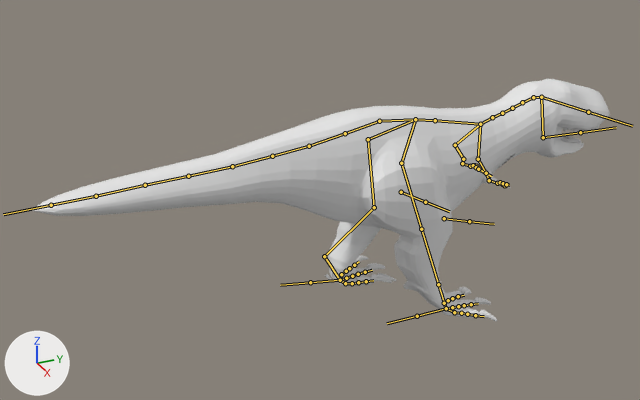
The FBX model Assets/dinodino.fbx as it was, and as the next commit left it.
Camera for both pictures: a 50 mm camera at (17.72, -8.37, 9.26) aimed at (-0.45, -0.19, 0.17). The lights are fixed; the arrows at lower left show +X, +Y and +Z. Both versions are drawn at frame 22 of the action 'Armature|idle'; the numbers are the values there. The bones that bend it are drawn over the model as lines.
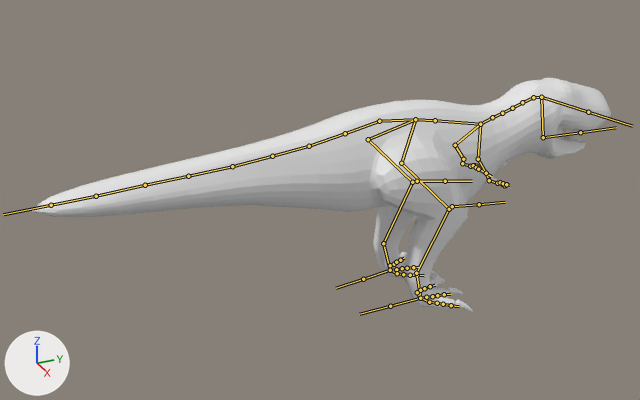
Where the change shows, as pixel boxes (x1, y1, x2, y2) in the pictures (640 x 400 px):
'Cube.056', posed: before (30, 79, 610, 322); after (29, 78, 611, 312)
bone 'leg.L.002', root to tip: before (368, 139) to (374, 207); after (368, 139) to (412, 182)
bone 'leg.L.003', root to tip: before (374, 207) to (324, 256); after (412, 182) to (383, 243)
bone 'leg.L.004', root to tip: before (324, 256) to (340, 280); after (383, 243) to (390, 270)
bone 'leg.R.002', root to tip: before (401, 163) to (421, 229); after (401, 163) to (449, 209)
bone 'leg.R.003', root to tip: before (421, 229) to (438, 284); after (449, 209) to (416, 273)
bone 'leg.R.004', root to tip: before (438, 284) to (446, 308); after (416, 273) to (420, 298)

The change in detail:
Bone 'leg.L.002' (bone_leg_l_002) turns from (-29, 0, 3) to (7, -2, 1) degrees about its own x, y and z.
Bone 'leg.L.003' (bone_leg_l_003) turns from (-7, 1, 0) to (-18, 0, 0) degrees about its own x, y and z.
Bone 'leg.L.004' (bone_leg_l_004) turns from (44, 10, -2) to (4, 0, -1) degrees about its own x, y and z.
Bone 'leg.R.002' (bone_leg_r_002) turns from (-17, 9, -2) to (7, 2, -1) degrees about its own x, y and z.
Bone 'leg.R.003' (bone_leg_r_003) turns from (52, 0, 0) to (-18, 0, 0) degrees about its own x, y and z.
Bone 'leg.R.004' (bone_leg_r_004) turns from (-36, -1, -4) to (4, 0, 1) degrees about its own x, y and z.
